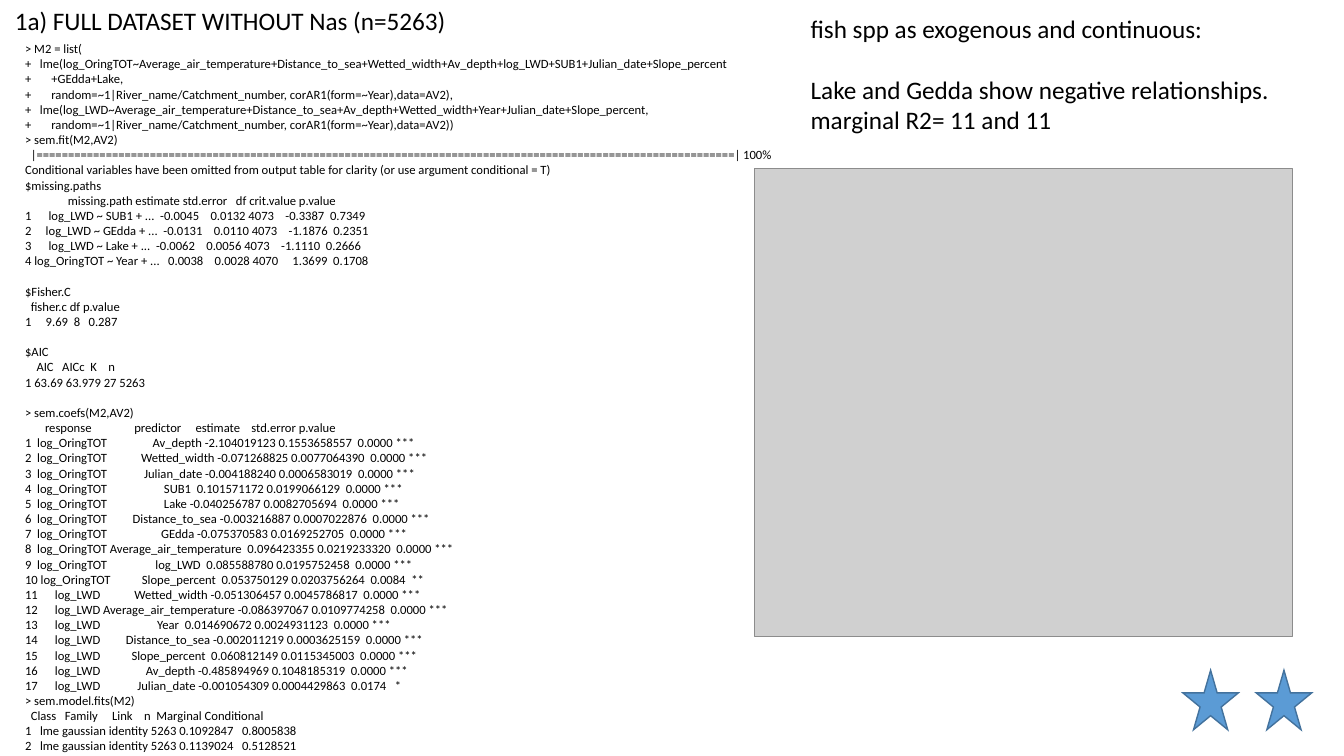
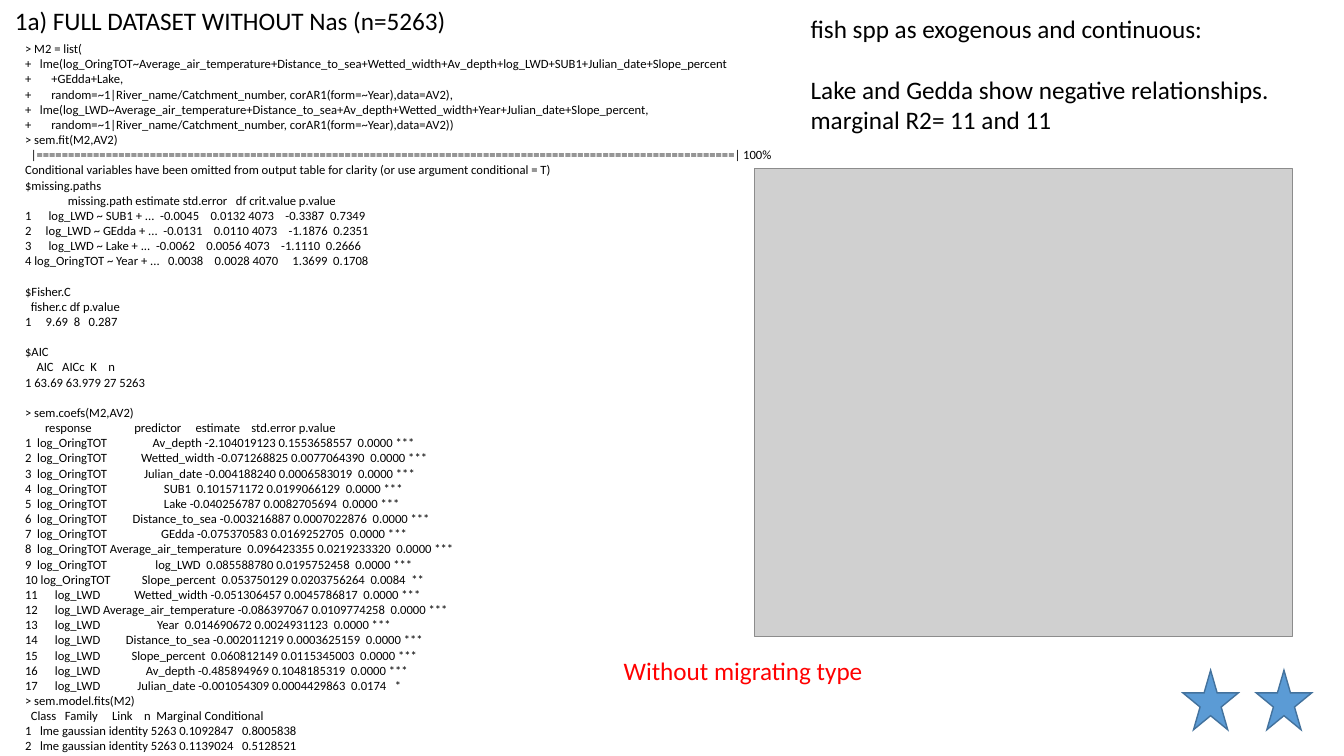
Before and after one commit to SerenaDonadi/Dod-ved, a slide deck: slide 19 of Electrofish data/LWD_analyses.pptx (slide 17 before the commit). Drawn at 1344x756 pixels with LibreOffice and Linux fonts; fonts in the diff are those of the drawing; grey boxes stand for pictures. Boxes give left, top, right and bottom in pixels: in the first picture for what was removed or moved away, otherwise in the second. Text is boxed around its words. In the diff, an @@ line names an element or a change of style, - is before the commit and + after.

```diff
--- a/Electrofish data/LWD_analyses.pptx
+++ b/Electrofish data/LWD_analyses.pptx
@@ text added at box(624, 662, 863, 685), 18 pt, text #FF0000 @@
+Without migrating type
```
Also in this commit, not shown: 5 other slides changed, 2 slides added, 1 other file.
